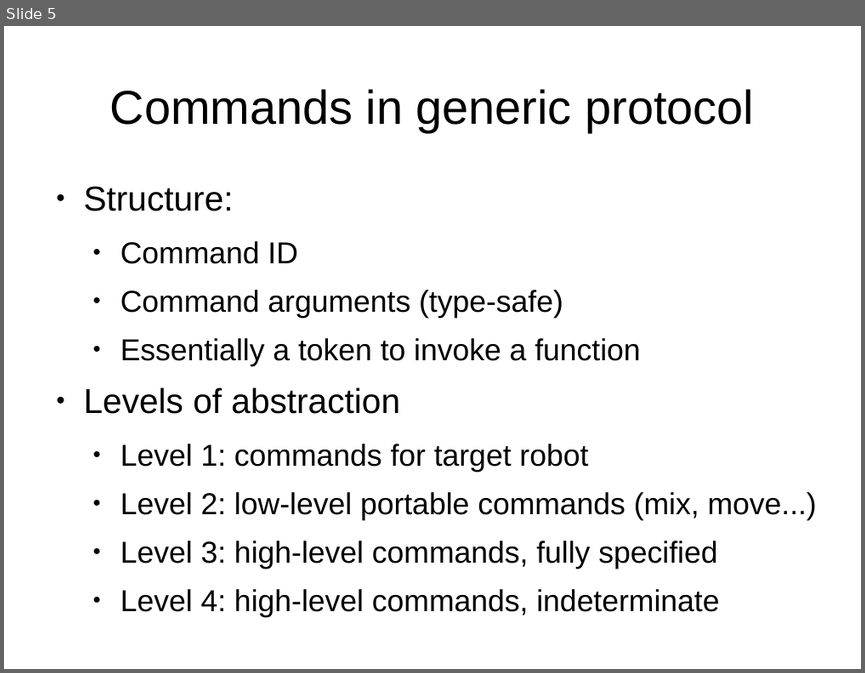
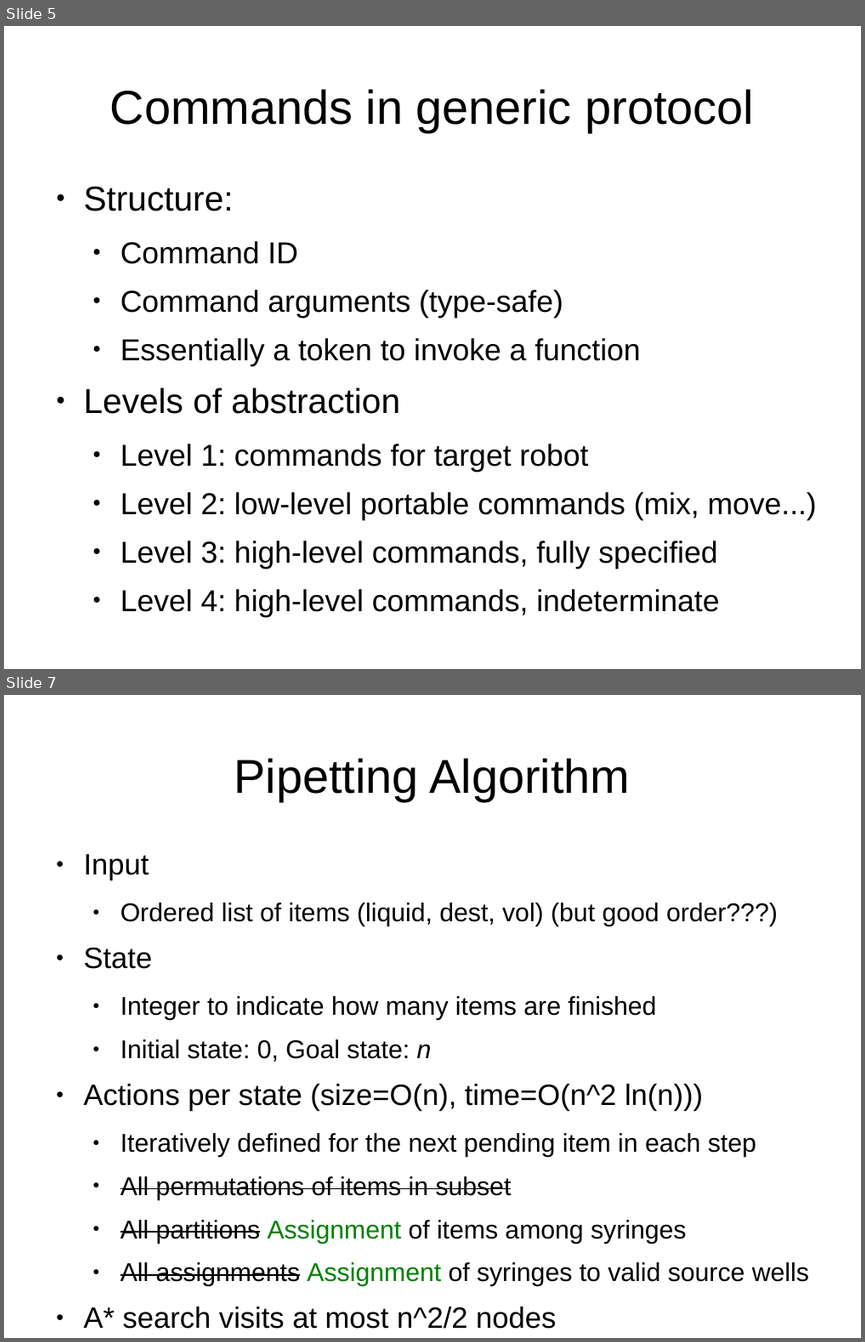
Before and after one commit to ellis/roboliq, a slide deck: doc/report3.odp. Shown one above the other, each under a label of ours: slide 5 before the commit, slides 5 and 7 after it; the slides between them are not shown. The pictures are 865x673 and 865x1342 pixels, drawn with LibreOffice and Linux fonts; fonts in the diff are those of the drawing. Boxes give left, top, right and bottom in pixels: in the first picture for what was removed or moved away, otherwise in the second. Text is boxed around its words. In the diff, an @@ line names an element or a change of style, - is before the commit and + after.

```diff
--- a/doc/report3.odp
+++ b/doc/report3.odp
@@ slide 7 added at (4,695,861,1338), background #FFFFFF @@
@@ title added at (234,758,630,801), 44 pt, text #000000 @@
+Pipetting Algorithm
@@ text added at (84,854,809,1328), 23.8 pt, text #000000 @@
+● Input
+  ● Ordered list of items (liquid, dest, vol) (but good order???)
+● State
+  ● Integer to indicate how many items are finished
+  ● Initial state: 0, Goal state: n
+● Actions per state (size=O(n), time=O(n^2 ln(n)))
+  ● Iteratively defined for the next pending item in each step
+  ● All permutations of items in subset
+  ● All partitions Assignment of items among syringes
+  ● All assignments Assignment of syringes to valid source wells
+● A* search visits at most n^2/2 nodes
```
Also in this commit, not shown: 2 slides changed, 1 other slide added, 1 slide removed.
